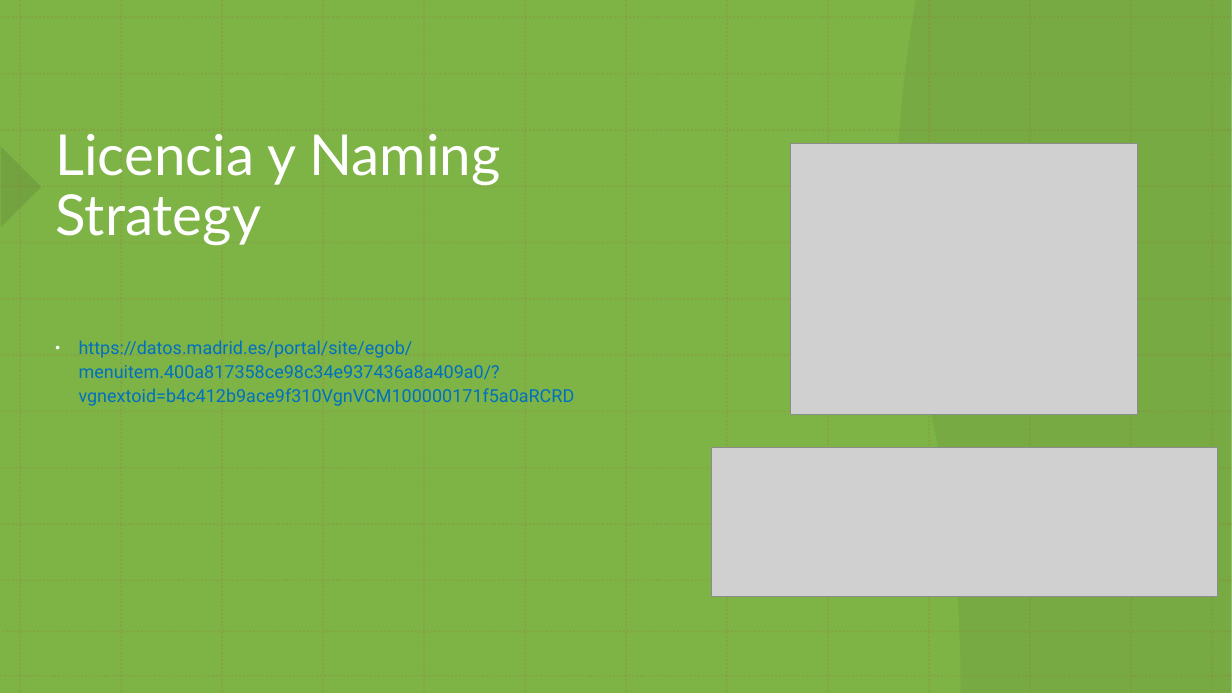
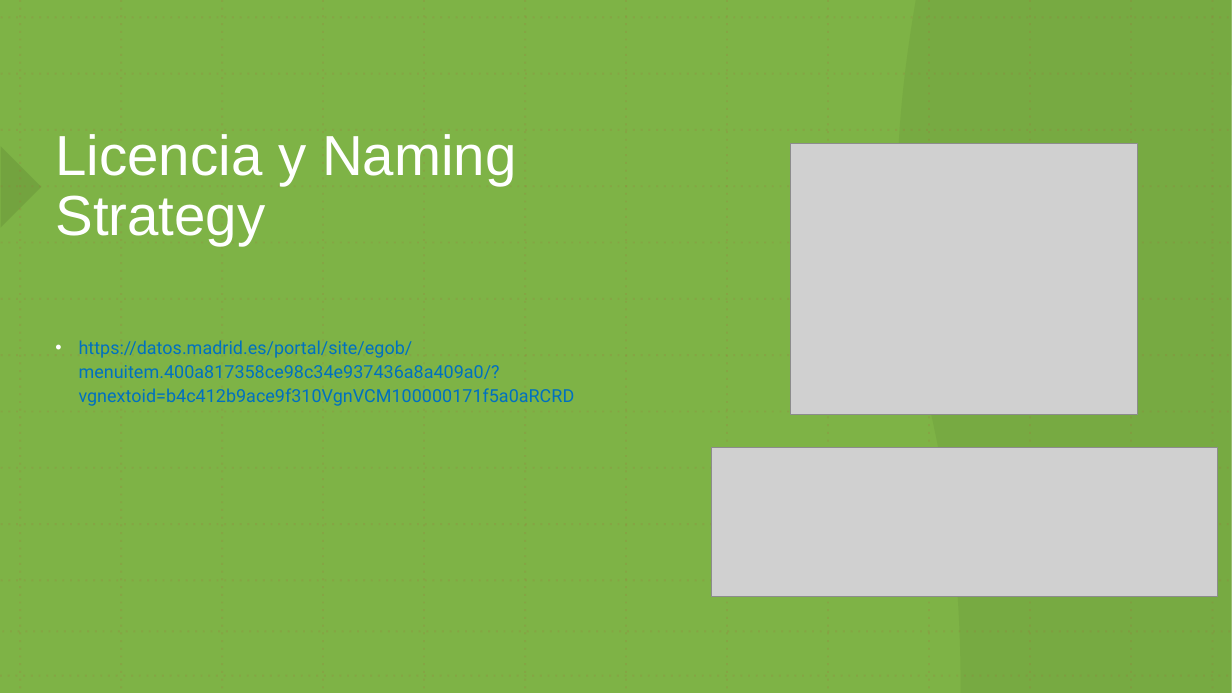
Before and after one commit to jdlgc/Curso2021-2022, a slide deck: slide 4 of HandsOn/Group19/presentation/Calidad_del_aire_en_Madrid.pptx. Drawn at 1232x693 pixels with LibreOffice and Linux fonts; fonts in the diff are those of the drawing; grey boxes stand for pictures. Boxes give left, top, right and bottom in pixels: in the first picture for what was removed or moved away, otherwise in the second. Text is boxed around its words. In the diff, an @@ line names an element or a change of style, - is before the commit and + after.

```diff
--- a/HandsOn/Group19/presentation/Calidad_del_aire_en_Madrid.pptx
+++ b/HandsOn/Group19/presentation/Calidad_del_aire_en_Madrid.pptx
@@ freeform shape at (807, 0, 1232, 167): fill #B2D38E at 50% opacity to #B1D38C at 50% opacity @@
@@ flow chart document at (894, 0, 1232, 693): fill #5E8635 at 20% opacity to #5E8634 at 20% opacity @@
@@ title "Licencia y Naming Strategy" at (55, 134, 516, 246): font Lato to Arial @@
@@ text "https://datos.madrid.es/portal/site/egob/menuitem.400a817358 ..." at (79, 340, 575, 406): less space between paragraphs @@
@@ freeform shape at (0, 506, 282, 693): fill #5E8635 at 20% opacity to #5E8634 at 20% opacity @@
```
Also in this commit, not shown: 10 other slides changed, 2 slides removed, 2 other files.
